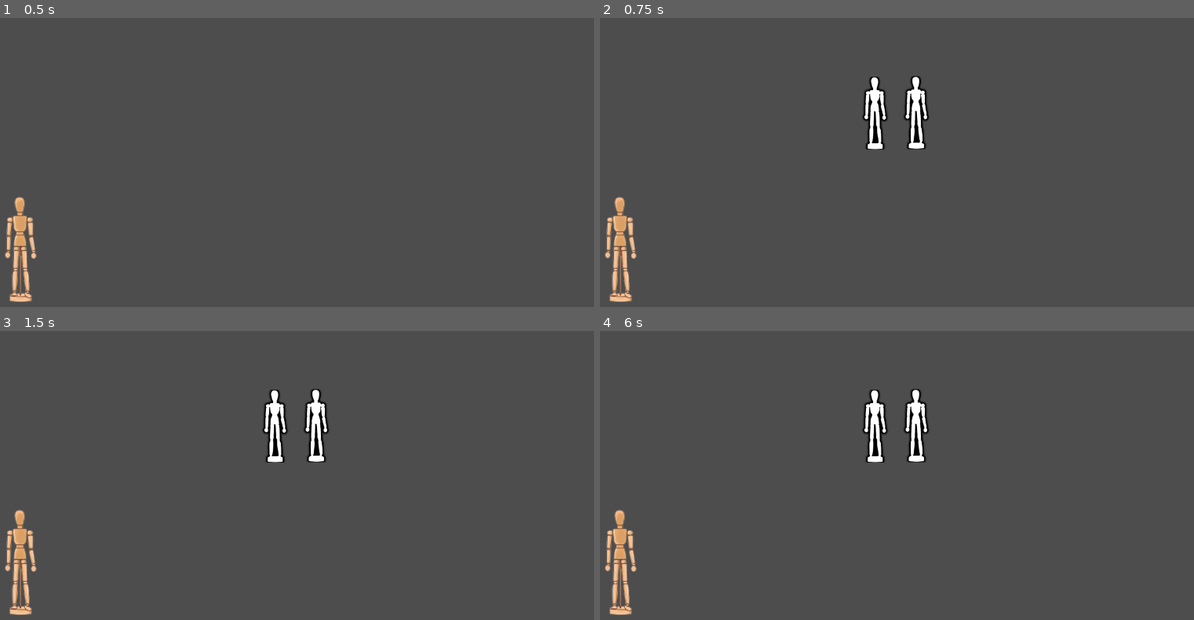
Above: before the commit, frames 1-4 (two rows, left to right).
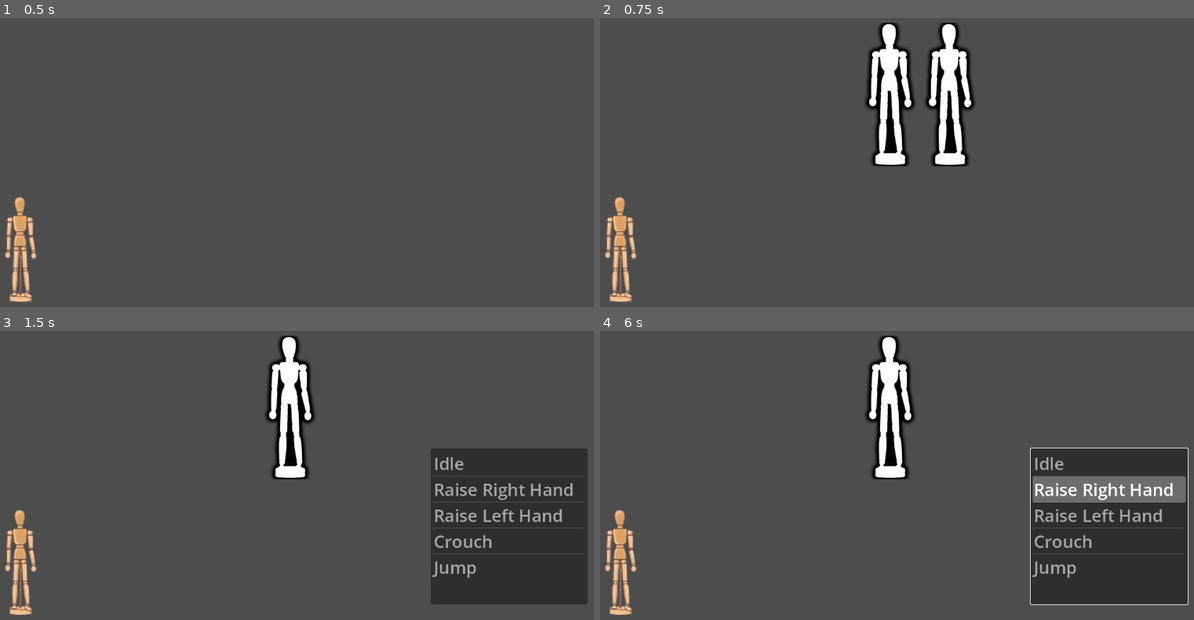
Above: after the commit, the same moments.

Repository: sifrstudios/puppetry
Game: Godot game, scene res://scenes/stage.tscn
Same seed, same stepped clock (60 frames per second), same inputs: the game is played once before the commit and once after it. The project has no main scene, so this scene is started directly.
Inputs (mouse positions are in pixels of both pictures, inside the frame that each line leads up to):
- Up to frame 1 (0.5 s): no input
- Up to frame 2 (0.75 s): tap Enter at 0.5 s; move the mouse to (617, 249) at 0.52 s; press the mouse at (617, 249) at 0.53 s
- Up to frame 3 (1.5 s): release the mouse at (17, 562) at 1.25 s; click (291, 409) at 1.27 s
- Up to frame 4 (6 s): click (891, 409) at 2.02 s; click (891, 409) at 2.77 s; tap Space at 3.5, 5 s; move the mouse to (873, 426) at 3.52 s; click (873, 426) at 3.6 s; tap Enter at 4.25, 5.75 s; move the mouse to (914, 426) at 4.27 s; press the mouse at (914, 426) at 4.28 s; move the mouse to (867, 518) at 5.02 s; release the mouse at (867, 518) at 5.03 s; click (867, 518) at 5.1 s; move the mouse to (1087, 501) at 5.77 s; press the mouse at (1087, 501) at 5.78 s

Frame 1 is identical in both runs. In frame 2, 6.3% of the frame differs, in the area x 44-64%, y 1-52%; in frame 3, 17%; in frame 4, 17%, in the area x 44-100%, y 1-95%.

Commit message:
completed puppet interaction

Diff:
--- a/puppetry/project.godot
+++ b/puppetry/project.godot
@@ -17,12 +17,12 @@
 [autoload]
 
 Puppet="*res://scripts/puppet.gd"
-Outline="*res://scripts/outline.gd"
+Globals="*res://scripts/globals.gd"
 
 [display]
 
+window/size/viewport_width=1280
 window/size/viewport_height=720
-window/size/viewport_width=1280
 
 [input]
 
--- /dev/null
+++ b/puppetry/scenes/ControlHub.tscn
@@ -0,0 +1,32 @@
+[gd_scene load_steps=2 format=3 uid="uid://l3eheggebeln"]
+
+[ext_resource type="Script" path="res://scripts/action_menu.gd" id="1_5x8uw"]
+
+[node name="ControlHub" type="Control"]
+layout_mode = 3
+anchors_preset = 0
+
+[node name="ActionMenu" type="ItemList" parent="."]
+visible = false
+layout_mode = 1
+anchors_preset = 3
+anchor_left = 1.0
+anchor_top = 1.0
+anchor_right = 1.0
+anchor_bottom = 1.0
+offset_left = 904.0
+offset_top = 360.0
+offset_right = 1224.0
+offset_bottom = 678.0
+grow_horizontal = 0
+grow_vertical = 0
+theme_override_font_sizes/font_size = 35
+item_count = 5
+item_0/text = "Idle"
+item_1/text = "Raise Right Hand"
+item_2/text = "Raise Left Hand"
+item_3/text = "Crouch"
+item_4/text = "Jump"
+script = ExtResource("1_5x8uw")
+
+[connection signal="item_activated" from="ActionMenu" to="ActionMenu" method="_on_item_activated"]
--- a/puppetry/scenes/outline.tscn
+++ /dev/null
@@ -1,31 +0,0 @@
-[gd_scene load_steps=5 format=3 uid="uid://bdw6ogrd64ugn"]
-
-[ext_resource type="Texture2D" uid="uid://cg26nv4pqbu5c" path="res://assets/sprites/outline.png" id="1_ffabq"]
-[ext_resource type="Script" path="res://scripts/outline.gd" id="2_502ca"]
-[ext_resource type="Script" path="res://scripts/outline_interaction.gd" id="2_osh8c"]
-
-[sub_resource type="SpriteFrames" id="SpriteFrames_k5ra7"]
-animations = [{
-"frames": [{
-"duration": 1.0,
-"texture": ExtResource("1_ffabq")
-}],
-"loop": true,
-"name": &"default",
-"speed": 5.0
-}]
-
-[node name="Outline" type="AnimatedSprite2D"]
-position = Vector2(-2, -146)
-sprite_frames = SubResource("SpriteFrames_k5ra7")
-autoplay = "default"
-script = ExtResource("2_502ca")
-
-[node name="OutlineInteraction" type="Area2D" parent="."]
-script = ExtResource("2_osh8c")
-
-[node name="CollisionPolygon2D" type="CollisionPolygon2D" parent="OutlineInteraction"]
-polygon = PackedVector2Array(-22.5, -146.5, -26.7, -137.5, -28.5, -137.5, -28.5, -121.2, -23.5, -105.3, -23.5, -104, -35.9, -99.5, -38.5, -99.5, -46.5, -88.5, -48.4, -88.5, -51.5, -31.6, -51.5, 3, -53.5, 8.39999, -53.5, 25.5, -39.2, 36.5, -32.6, 36.5, -34.5, 94.5, -34.5, 112.8, -39.5, 119.5, -41.5, 119.5, -41.5, 144.3, -39.5, 146.3, 42.2, 146.5, 44.5, 140.9, 44.5, 124, 38.7, 113.5, 36.5, 80.4, 36.5, 66.1, 32.5, 55, 32.5, 37.5, 44.4, 37.5, 53.4, 27.5, 53.5, -5.3, 48.2, -38.5, 47.5, -38.5, 46.5, -84.5, 46.5, -88.3, 38.5, -97.3, 38.5, -98.9, 30.8, -101.5, 25.3, -101.5, 21.9, -104.9, 25.5, -117.2, 25.5, -135, 19.5, -146.2)
-
-[connection signal="mouse_entered" from="OutlineInteraction" to="OutlineInteraction" method="_on_mouse_entered"]
-[connection signal="mouse_exited" from="OutlineInteraction" to="OutlineInteraction" method="_on_mouse_exited"]
--- /dev/null
+++ b/puppetry/scenes/outline_button.tscn
@@ -0,0 +1,15 @@
+[gd_scene load_steps=3 format=3 uid="uid://b3qjb8nuepsn1"]
+
+[ext_resource type="Texture2D" uid="uid://cg26nv4pqbu5c" path="res://assets/sprites/outline.png" id="1_1id5h"]
+[ext_resource type="Script" path="res://scripts/outline_button.gd" id="2_ky42r"]
+
+[node name="OutlineButton" type="TextureButton"]
+offset_left = -52.0
+offset_top = -294.0
+offset_right = 55.0
+offset_bottom = -1.0
+texture_normal = ExtResource("1_1id5h")
+texture_pressed = ExtResource("1_1id5h")
+texture_hover = ExtResource("1_1id5h")
+texture_disabled = ExtResource("1_1id5h")
+script = ExtResource("2_ky42r")
--- a/puppetry/scenes/puppet.tscn
+++ b/puppetry/scenes/puppet.tscn
@@ -15,11 +15,12 @@
 "speed": 5.0
 }]
 
-[node name="Puppet" type="AnimatedSprite2D"]
+[node name="Puppet" type="CharacterBody2D"]
 position = Vector2(539, 334)
-sprite_frames = SubResource("SpriteFrames_grtil")
-autoplay = "default"
 script = ExtResource("2_i68tq")
+
+[node name="AnimatedSprite2D" type="AnimatedSprite2D" parent="."]
+sprite_frames = SubResource("SpriteFrames_wtrj0")
 
 [node name="PuppetInteraction" type="Area2D" parent="."]
 script = ExtResource("2_8p47d")
--- a/puppetry/scenes/stage.tscn
+++ b/puppetry/scenes/stage.tscn
@@ -1,8 +1,9 @@
-[gd_scene load_steps=4 format=3 uid="uid://cu0c8ehr4b1r2"]
+[gd_scene load_steps=5 format=3 uid="uid://cu0c8ehr4b1r2"]
 
 [ext_resource type="PackedScene" uid="uid://c8eiwkb2q2b4x" path="res://scenes/puppet.tscn" id="1_ab6ei"]
 [ext_resource type="Script" path="res://scripts/stage.gd" id="1_exqxp"]
-[ext_resource type="PackedScene" uid="uid://bdw6ogrd64ugn" path="res://scenes/outline.tscn" id="2_7j6bh"]
+[ext_resource type="PackedScene" uid="uid://b3qjb8nuepsn1" path="res://scenes/outline_button.tscn" id="3_cyhp5"]
+[ext_resource type="PackedScene" uid="uid://l3eheggebeln" path="res://scenes/ControlHub.tscn" id="4_egmb0"]
 
 [node name="Stage" type="Node2D"]
 script = ExtResource("1_exqxp")
@@ -14,12 +15,34 @@
 
 [node name="Outlines" type="Node2D" parent="."]
 
-[node name="2_1" parent="Outlines" instance=ExtResource("2_7j6bh")]
-position = Vector2(586.285, 314.715)
-scale = Vector2(0.51, 0.51)
+[node name="2_1" parent="Outlines" instance=ExtResource("3_cyhp5")]
+offset_left = 563.0
+offset_top = 130.0
+offset_right = 670.0
+offset_bottom = 423.0
 pos = 1
 
-[node name="2_2" parent="Outlines" instance=ExtResource("2_7j6bh")]
-position = Vector2(670.285, 313.715)
-scale = Vector2(0.51, 0.51)
+[node name="2_2" parent="Outlines" instance=ExtResource("3_cyhp5")]
+offset_left = 685.0
+offset_top = 130.0
+offset_right = 792.0
+offset_bottom = 423.0
 pos = 2
+
+[node name="Positions" type="Node2D" parent="."]
+
+[node name="one_up" type="Marker2D" parent="Positions"]
+position = Vector2(617, 274)
+
+[node name="one_down" type="Marker2D" parent="Positions"]
+position = Vector2(617, 553)
+
+[node name="two_up" type="Marker2D" parent="Positions"]
+position = Vector2(741, 274)
+
+[node name="two_down" type="Marker2D" parent="Positions"]
+position = Vector2(741, 555)
+
+[node name="ControlHub" parent="." instance=ExtResource("4_egmb0")]
+
+[editable path="ControlHub"]
--- /dev/null
+++ b/puppetry/scripts/action_menu.gd
@@ -0,0 +1,15 @@
+extends ItemList
+
+var actions = [
+	"idle",
+	"raise_right",
+	"raise_left",
+	"crouch",
+	"jump"
+]
+
+func _on_item_activated(index: int) -> void:
+	Globals.action_selected = actions[index]
+	print(Globals.action_selected)
+	self.visible = false
+	Puppet.emit_signal("move_puppet")
--- /dev/null
+++ b/puppetry/scripts/globals.gd
@@ -0,0 +1,3 @@
+extends Node
+
+var action_selected
--- a/puppetry/scripts/outline.gd
+++ /dev/null
@@ -1,5 +0,0 @@
-extends AnimatedSprite2D
-
-signal outline_chosen
-
-@export var pos : int
--- /dev/null
+++ b/puppetry/scripts/outline_button.gd
@@ -0,0 +1,5 @@
+extends TextureButton
+
+class_name Outline
+
+@export var pos : int
--- a/puppetry/scripts/outline_interaction.gd
+++ /dev/null
@@ -1,13 +0,0 @@
-extends Area2D
-
-func _on_mouse_entered() -> void:
-	print("HOVER")
-	# outline highlighted
-
-func _on_mouse_exited() -> void:
-	print("NOT HOVER")
-	# outline not hightlighted
-
-func _input_event(viewport: Viewport, event: InputEvent, shape_idx: int) -> void:
-	if event.is_action_pressed("left_click"):
-		Outline.emit_signal("outline_chosen")
--- a/puppetry/scripts/puppet.gd
+++ b/puppetry/scripts/puppet.gd
@@ -1,4 +1,6 @@
-extends AnimatedSprite2D
+extends CharacterBody2D
+
+signal move_puppet
 
 @export var colour : String
 @onready var outline_appear = false
--- a/puppetry/scripts/stage.gd
+++ b/puppetry/scripts/stage.gd
@@ -1,17 +1,83 @@
 extends Node2D
 
+@onready var puppet: CharacterBody2D = $Puppet
 @onready var outlines: Node2D = $Outlines
-@onready var _2_1: AnimatedSprite2D = $"Outlines/2_1"
-@onready var _2_2: AnimatedSprite2D = $"Outlines/2_2"
+
+var pos_chosen
+var outline_chosen
+var cutscene_on_down = false
+var cutscene_on_up = false
+var cutscene_speed = 250
+@onready var one_up: Marker2D = $Positions/one_up
+@onready var one_down: Marker2D = $Positions/one_down
+@onready var two_up: Marker2D = $Positions/two_up
+@onready var two_down: Marker2D = $Positions/two_down
+@onready var action_menu: ItemList = $ControlHub/ActionMenu
 
 func _ready() -> void:
-	Outline.outline_chosen.connect(outline_chosen)
+	Puppet.move_puppet.connect(_on_move_puppet)
+	for button in outlines.get_children():
+		print("CONNECTED")
+		button.pressed.connect(_outline_chosen.bind(button.pos))
 	print(Puppet.outline_appear)
 	outlines.visible = false
 
 func _process(delta: float) -> void:
+	puppet_cutscene(delta, pos_chosen)
 	if Puppet.outline_appear:
 		outlines.visible = true
 
-func outline_chosen():
-	print("outline " + str(Outline.pos) + " chosen")
+func _outline_chosen(position):
+	print("outline selected position ", position)
+
+	# hide outlines that aren't selected
+	pos_chosen = position
+	match pos_chosen:
+		1:
+			for outline in outlines.get_children():
+				if outline.pos != 1:
+					outline.visible = false
+				else:
+					outline_chosen = outline
+		2:
+			for outline in outlines.get_children():
+				if outline.pos != 2:
+					outline.visible = false
+				else:
+					outline_chosen = outline
+	# display action menu
+	action_menu.visible = true
+
+func _on_move_puppet():
+	Puppet.outline_appear = false
+	outlines.visible = false
+	cutscene_on_down = true
+
+func puppet_cutscene(delta: float, pos_chosen) -> void:
+	if cutscene_on_down:
+		# move sideways (UPDATE IF ITS RIGHT OR LEFT)
+		match pos_chosen:
+			1:
+				puppet.global_position = puppet.global_position.move_toward(one_down.global_position, delta * cutscene_speed)
+				if puppet.global_position == one_down.global_position:
+					cutscene_on_up = true
+					cutscene_on_down = false
+			2:
+				puppet.global_position = puppet.global_position.move_toward(two_down.global_position, delta * cutscene_speed)
+				if puppet.global_position == two_down.global_position:
+					cutscene_on_up = true
+					cutscene_on_down = false
+
+	if cutscene_on_up:
+		# move up
+		match pos_chosen:
+			1:
+				puppet.global_position = puppet.global_position.move_toward(one_up.global_position, delta * cutscene_speed)
+				if puppet.global_position == one_up.global_position:
+					cutscene_on_up = false
+			2:
+				puppet.global_position = puppet.global_position.move_toward(two_up.global_position, delta * cutscene_speed)
+				if puppet.global_position == two_up.global_position:
+					cutscene_on_up = false
+	# action animation plays
+	# action timer starts
Not shown: 1 places in puppetry/scenes/puppet.tscn that only renumber resources
